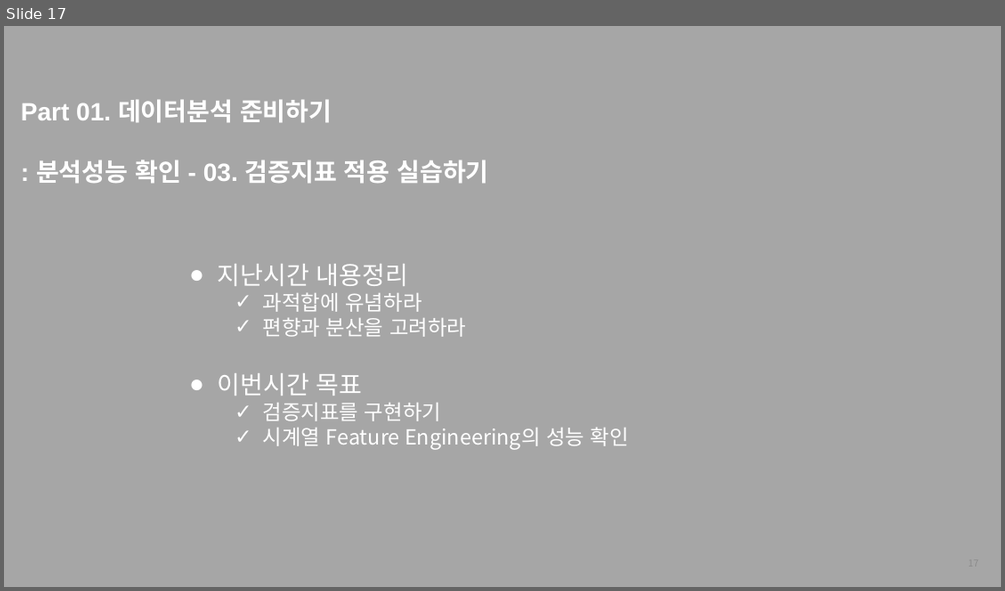
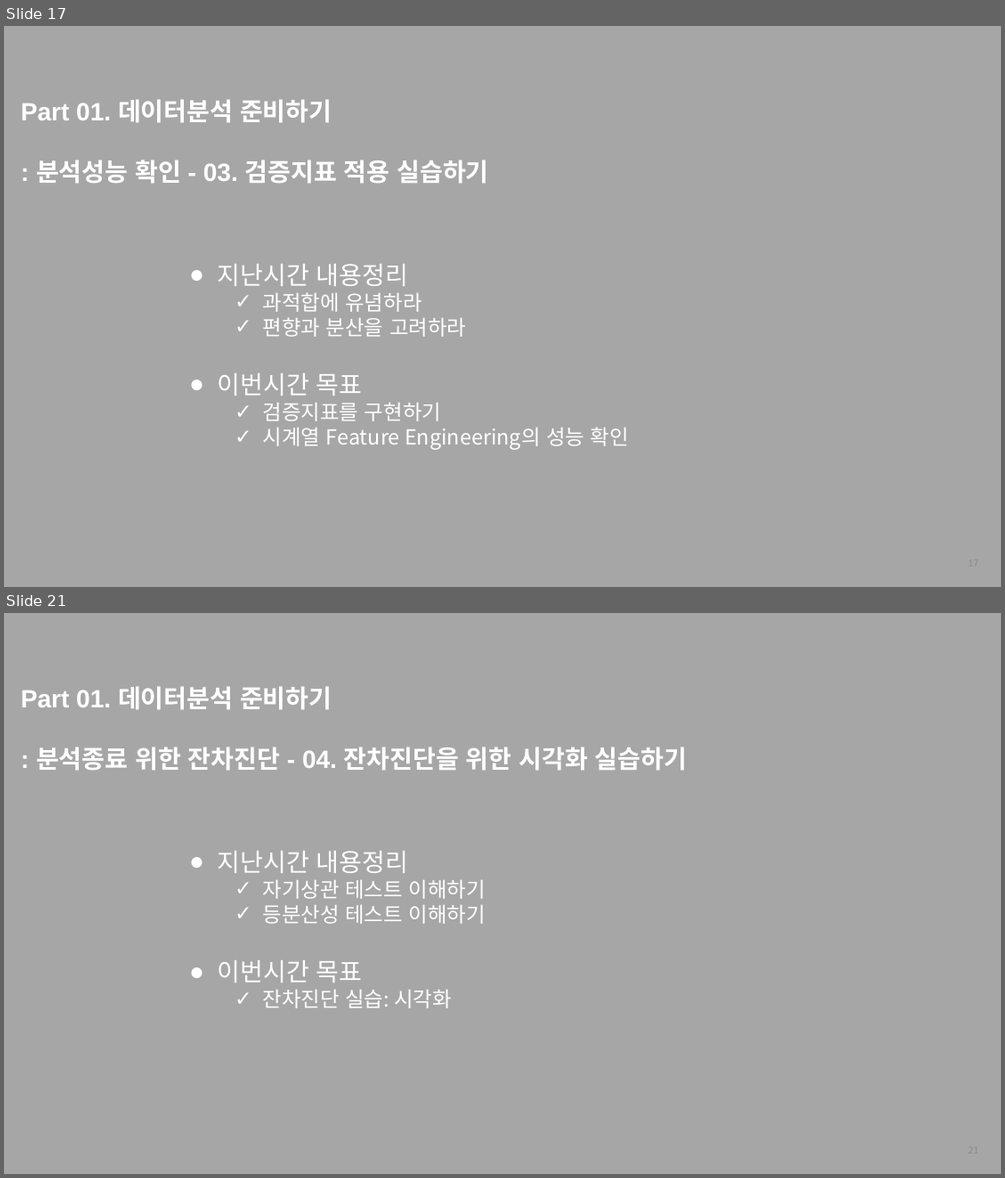
Before and after one commit to thekimk/All-About-Time-Series-Analysis, a slide deck: [FastCampus] 커리큘럼_김경원박사.pptx. Shown one above the other, each under a label of ours: slide 17 before the commit, slides 17 and 21 after it; the slides between them are not shown. The pictures are 1005x591 and 1005x1178 pixels, drawn with LibreOffice and Linux fonts; fonts in the diff are those of the drawing; background and template pictures are left out. Boxes give left, top, right and bottom in pixels: in the first picture for what was removed or moved away, otherwise in the second. Text is boxed around its words. In the diff, an @@ line names an element or a change of style, - is before the commit and + after.

```diff
--- a/[FastCampus] 커리큘럼_김경원박사.pptx
+++ b/[FastCampus] 커리큘럼_김경원박사.pptx
@@ slide 21 added at (4,613,1001,1174), background #A6A6A6 @@
@@ text added at (21,686,687,771), 24 pt, text #FFFFFF, bold @@
+Part 01. 데이터분석 준비하기
+: 분석종료 위한 잔차진단 - 04. 잔차진단을 위한 시각화 실습하기
@@ text added at (218,851,485,1008), 20 pt, text #FFFFFF @@
+● 지난시간 내용정리
+  ✓ 자기상관 테스트 이해하기
+  ✓ 등분산성 테스트 이해하기
+● 이번시간 목표
+  ✓ 잔차진단 실습: 시각화
@@ page number added at (755,1135,987,1166), 9 pt, text #8C8C8C @@
+21
```
Also in this commit, not shown: 1 slide changed, 59 other slides added, 52 other files.
